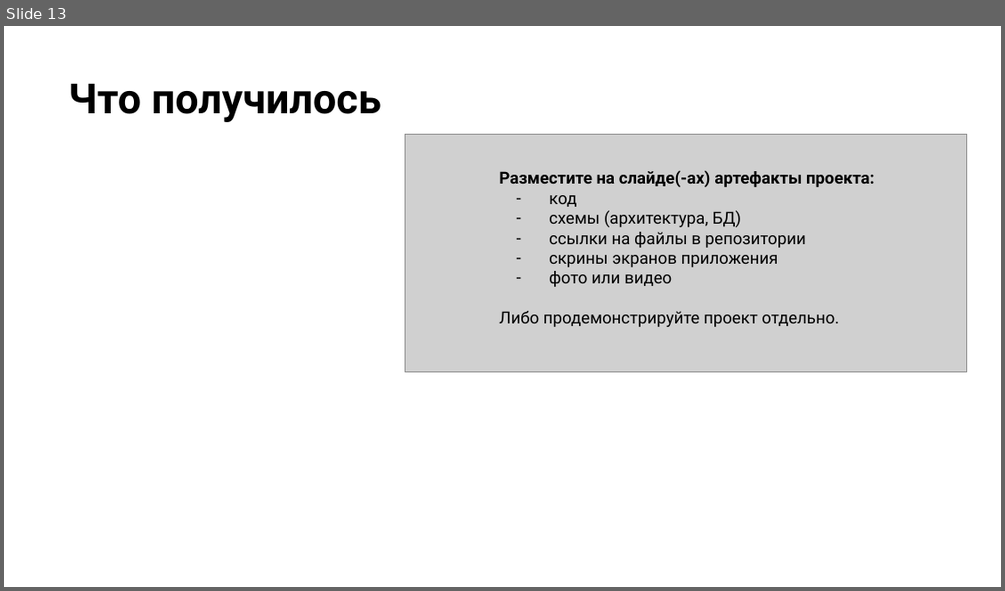
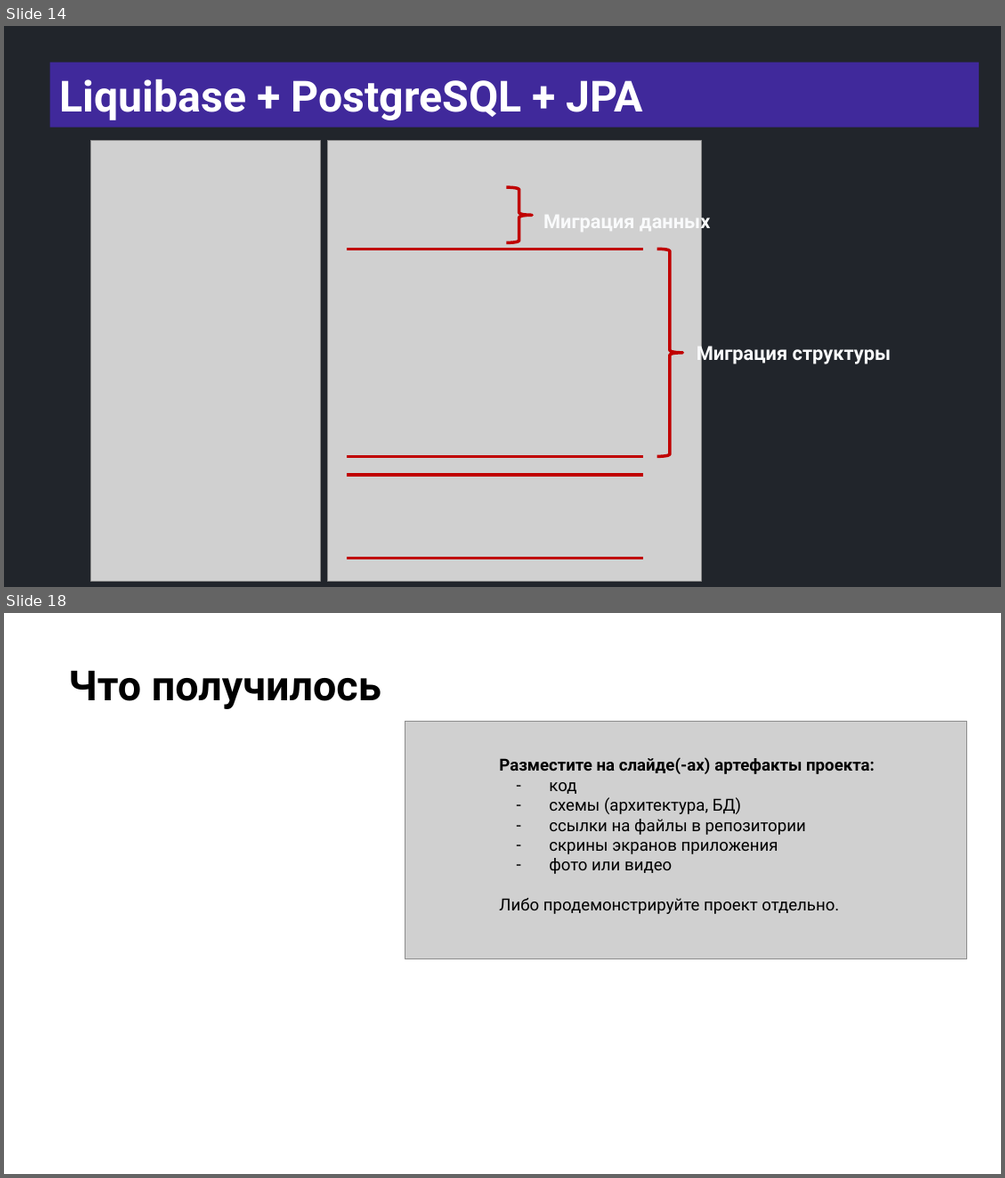
Before and after one commit to semusv/Bank_analyzer, a slide deck: bank_analyzer.pptx. Shown one above the other, each under a label of ours: slide 13 before the commit, slides 14 and 18 after it; the slides between them are not shown. The pictures are 1005x591 and 1005x1178 pixels, drawn with LibreOffice and Linux fonts; fonts in the diff are those of the drawing; grey boxes stand for pictures; background and template pictures are left out. Boxes give left, top, right and bottom in pixels: in the first picture for what was removed or moved away, otherwise in the second. Text is boxed around its words. In the diff, an @@ line names an element or a change of style, - is before the commit and + after.

```diff
--- a/bank_analyzer.pptx
+++ b/bank_analyzer.pptx
@@ slide 14 added at [4, 26, 1001, 587], background #21252B @@
@@ title added at [50, 62, 979, 127], fill #40299B, 31 pt, text #FFFFFF, bold @@
+Liquibase + PostgreSQL + JPA
@@ picture added at [90, 141, 320, 581] @@
@@ picture added at [327, 141, 701, 581] @@
@@ right brace added at [506, 187, 533, 243], outline #C00000 2.25 pt @@
@@ text added at [543, 210, 710, 234], 14 pt, text #F9FAFB, bold @@
+Миграция данных
@@ line added from (643, 248) to (347, 248), #C00000 2.25 pt @@
@@ right brace added at [657, 248, 683, 456], outline #C00000 2.25 pt @@
@@ text added at [696, 342, 890, 366], 14 pt, text #F9FAFB, bold @@
+Миграция структуры
@@ line added from (643, 457) to (347, 457), #C00000 2.25 pt @@
@@ line added from (643, 475) to (347, 475), #C00000 2.25 pt @@
@@ line added from (643, 558) to (347, 558), #C00000 2.25 pt @@
@@ what was slide 13 is now slide 18 @@
```
Also in this commit, not shown: 30 slides changed, 4 other slides added, 9 other files.
